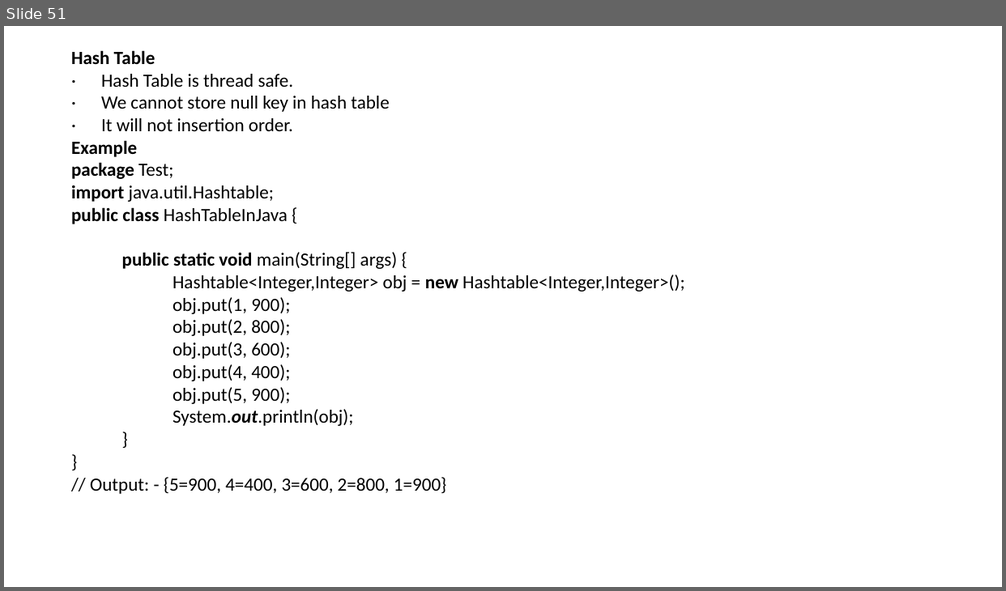
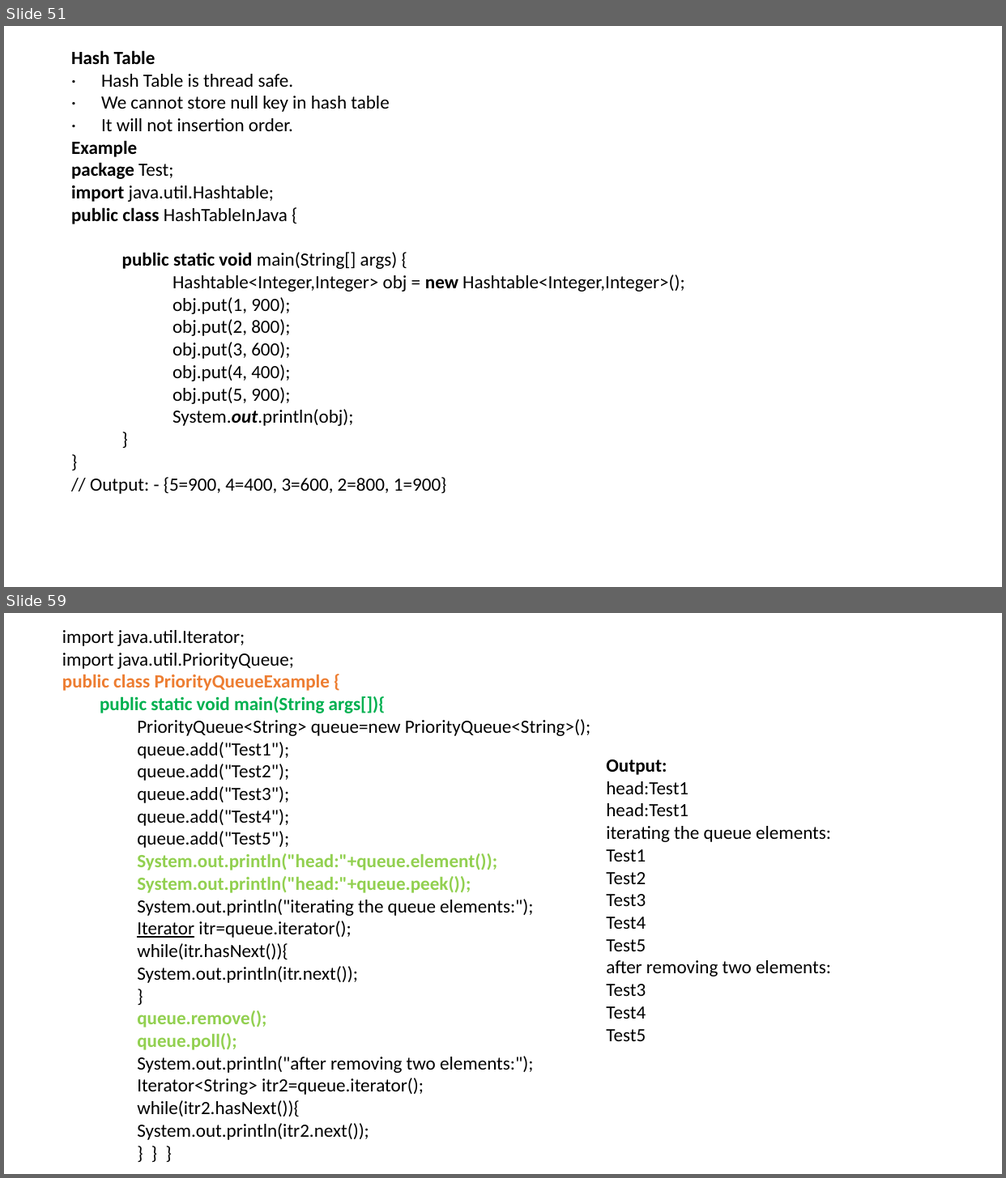
Before and after one commit to LearnByBhanuPratap/seleniumBasic, a slide deck: src/main/java/Core Java.pptx. Shown one above the other, each under a label of ours: slide 51 before the commit, slides 51 and 59 after it; the slides between them are not shown. The pictures are 1006x591 and 1006x1178 pixels, drawn with LibreOffice and Linux fonts; fonts in the diff are those of the drawing. Boxes give left, top, right and bottom in pixels: in the first picture for what was removed or moved away, otherwise in the second. Text is boxed around its words. In the diff, an @@ line names an element or a change of style, - is before the commit and + after.

Commit message:
adding core Java

```diff
--- a/src/main/java/Core Java.pptx
+++ b/src/main/java/Core Java.pptx
@@ slide 59 added at <box>4,613,1002,1174</box>, background #FFFFFF @@
@@ text added at <box>62,630,590,1140</box>, 18 pt, text #000000 @@
+import java.util.Iterator;
+import java.util.PriorityQueue;
+public class PriorityQueueExample {
+  public static void main(String args[]){
+    PriorityQueue<String> queue=new PriorityQueue<String>();
+    queue.add("Test1");
+    queue.add("Test2");
+    queue.add("Test3");
+    queue.add("Test4");
+    queue.add("Test5");
+    System.out.println("head:"+queue.element());
+    System.out.println("head:"+queue.peek());
+    System.out.println("iterating the queue elements:");
+    Iterator itr=queue.iterator();
+    while(itr.hasNext()){
+    System.out.println(itr.next());
+    }
+    queue.remove();
+    queue.poll();
+    System.out.println("after removing two elements:");
+    Iterator<String> itr2=queue.iterator();
+    while(itr2.hasNext()){
+    System.out.println(itr2.next());
+    } } }
@@ text added at <box>606,760,831,1041</box>, 18 pt, text #000000 @@
+Output:
+head:Test1
+head:Test1
+iterating the queue elements:
+Test1
+Test2
+Test3
+Test4
+Test5
+after removing two elements:
+Test3
+Test4
+Test5
```
Also in this commit, not shown: 17 other slides added.
